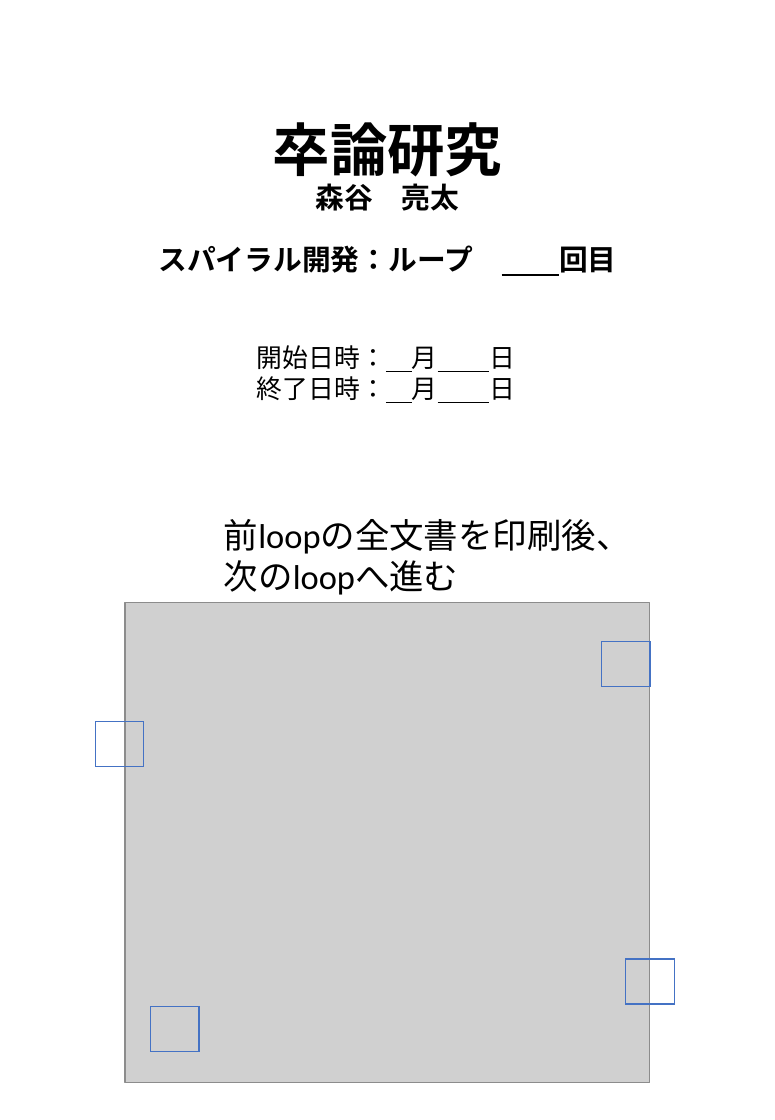
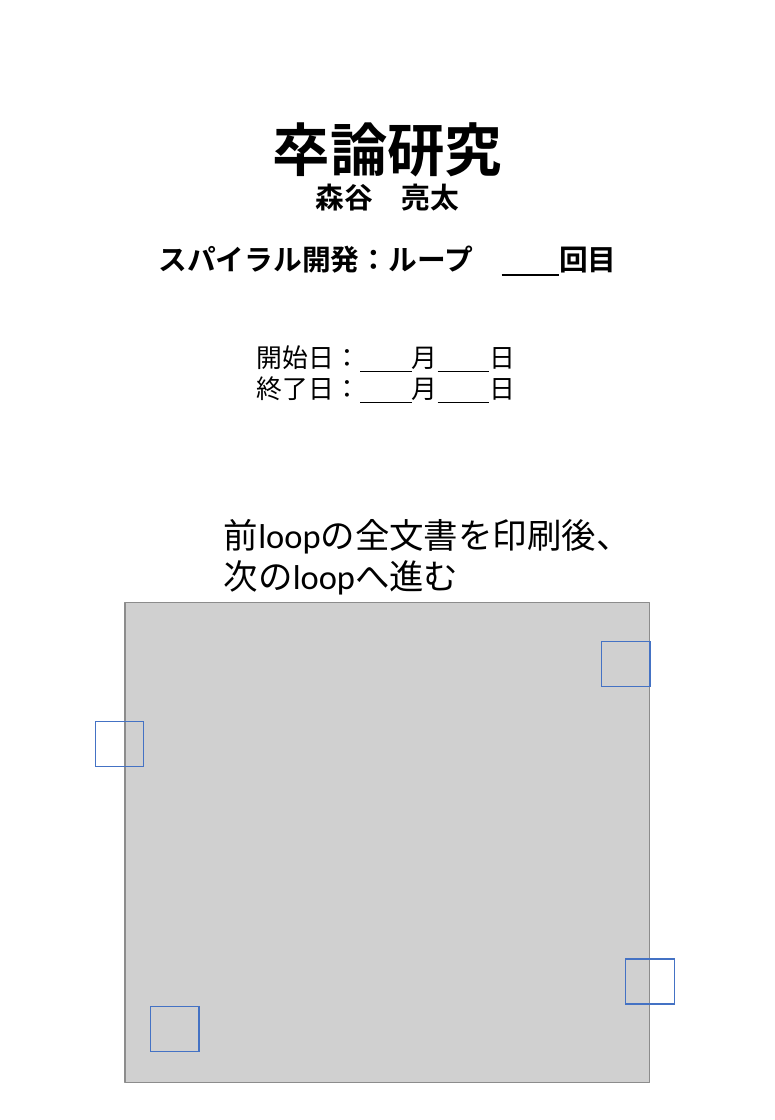
Before and after one commit to s1250103/Public_mori-lab, a slide deck: slide 1 of experiments/3L/outline.pptx. Drawn at 775x1120 pixels with LibreOffice and Linux fonts; fonts in the diff are those of the drawing; grey boxes stand for pictures. Boxes give left, top, right and bottom in pixels: in the first picture for what was removed or moved away, otherwise in the second. Text is boxed around its words. In the diff, an @@ line names an element or a change of style, - is before the commit and + after.

Commit message:
3L実装開始

```diff
--- a/experiments/3L/outline.pptx
+++ b/experiments/3L/outline.pptx
@@ text at <box>257,345,515,400</box>: text changed @@
-開始日時： 月 日
-終了日時： 月 日
+開始日： 月 日
+終了日： 月 日
```
Also in this commit, not shown: 1 slide added, 5 other files.
